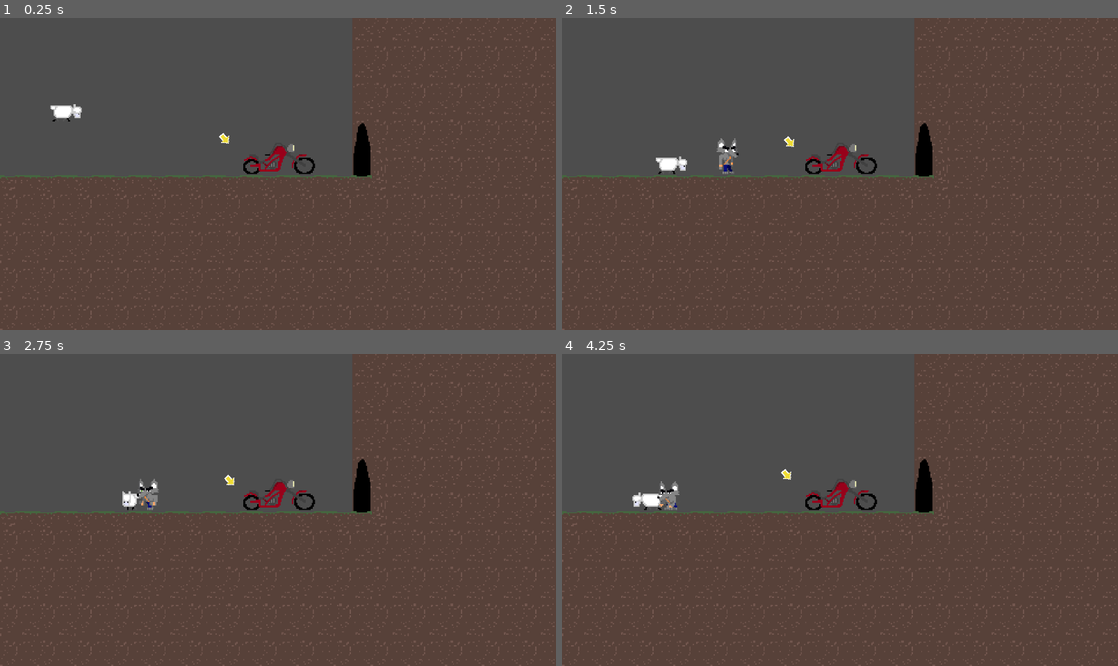
Above: before the commit, frames 1-4 (two rows, left to right).
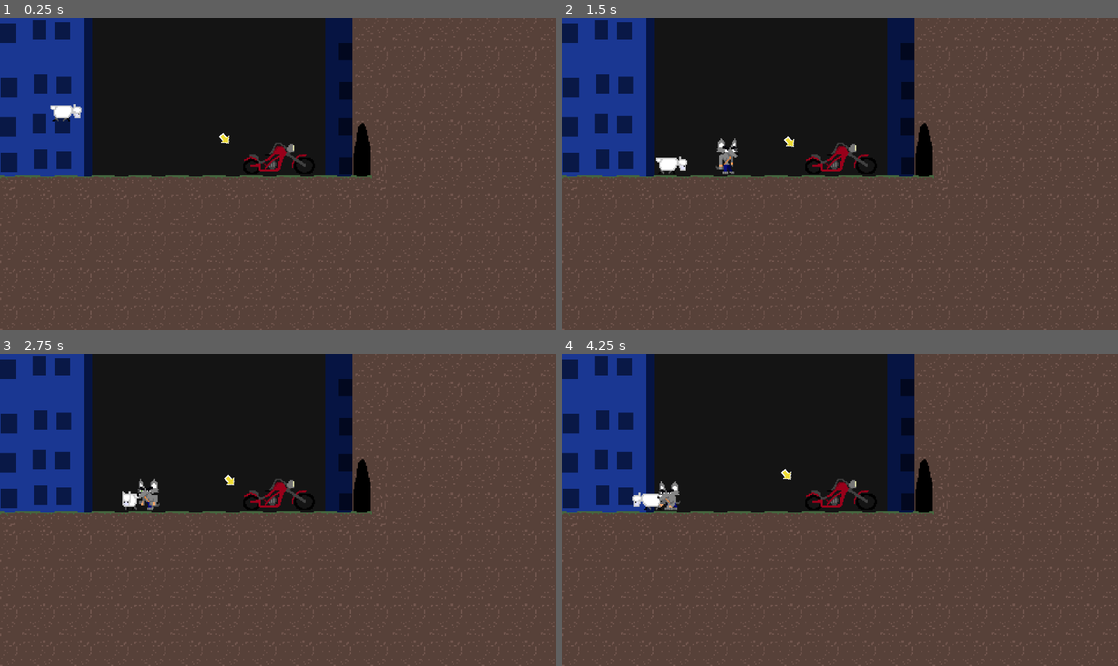
Above: after the commit, the same moments.

Repository: imikado/dupotSaveTheSheep
Game: Godot game, scene res://debug/debug.tscn
The game is run twice, just before and just after one commit, with the same random seed, the same clock (stepped at 60 frames per second) and the same inputs. This scene is started directly instead of the project's main scene.
Inputs (mouse positions are in pixels of both pictures, inside the frame that each line leads up to):
- Up to frame 1 (0.25 s): no input
- Up to frame 2 (1.5 s): tap Enter (ui_accept) at 0.5, 0.77 s; move the mouse to (812, 236) at 0.52 s; hold Right (ui_right) 0.53-1.25 s; tap Tab (player_action) at 0.6 s; click (812, 236) at 0.67 s; drag from (1006, 220) to (806, 127) at 1.27 s
- Up to frame 3 (2.75 s): move the mouse to (111, 463) at 2.02 s; hold Left (ui_left) from 2.03 s (still down); tap Tab (player_action) at 2.1 s
- Up to frame 4 (4.25 s): release Left (ui_left) at 2.75 s; drag from (867, 510) to (689, 494) at 2.77 s; move the mouse to (756, 432) at 3.52 s; hold Left (ui_left) from 3.53 s (still down); tap Tab (player_action) at 3.6 s; tap Enter (ui_accept) at 3.77 s

The runs differ from the first frame. In frame 1, 31% of the frame differs, in the area x 0-64%, y 0-51%; in frame 2, 31%; in frame 3, 31%; in frame 4, 31%.

Commit message:
fix background when go to the tunnel

Diff:
--- a/src/Actors/Vehicles/motor_bike.tscn
+++ b/src/Actors/Vehicles/motor_bike.tscn
@@ -8,6 +8,7 @@
 [ext_resource type="Texture2D" uid="uid://bw86gonylphff" path="res://src/Actors/Players/Player/player-on-motorbike.png" id="5_clilh"]
 [ext_resource type="PackedScene" uid="uid://dqic0pk5o1d2c" path="res://src/Levels/Shared/LightArrow.tscn" id="6_ikv5x"]
 [ext_resource type="Texture2D" uid="uid://bdcuwuep6hfbt" path="res://src/Actors/Players/Sheep/sheep-idle.png" id="7_pm5i5"]
+[ext_resource type="Texture2D" uid="uid://dfkp8b6shxd28" path="res://src/Levels/parallax01.png" id="9_xlbk5"]
 
 [sub_resource type="CapsuleShape2D" id="CapsuleShape2D_cogoa"]
 radius = 4.0
@@ -277,7 +278,7 @@
 [node name="AnimationPlayer" type="AnimationPlayer" parent="PlayerAnimation"]
 root_node = NodePath("../../Sprite2D")
 libraries = {
-"": SubResource("AnimationLibrary_7twub")
+&"": SubResource("AnimationLibrary_7twub")
 }
 
 [node name="FromLeftPath2D" type="Path2D" parent="PlayerAnimation"]
@@ -300,7 +301,7 @@
 [node name="AnimationPlayer" type="AnimationPlayer" parent="SheepAnimation"]
 root_node = NodePath("../..")
 libraries = {
-"": SubResource("AnimationLibrary_pmd13")
+&"": SubResource("AnimationLibrary_pmd13")
 }
 
 [node name="Path2D" type="Path2D" parent="SheepAnimation"]
@@ -321,5 +322,35 @@
 
 [node name="Camera2D" type="Camera2D" parent="."]
 
+[node name="ParallaxBackground" type="ParallaxBackground" parent="Camera2D"]
+
+[node name="sky" type="ParallaxLayer" parent="Camera2D/ParallaxBackground"]
+
+[node name="ColorRect" type="ColorRect" parent="Camera2D/ParallaxBackground/sky"]
+z_as_relative = false
+offset_left = -2372.0
+offset_top = -718.0
+offset_right = 4511.0
+offset_bottom = 2578.0
+color = Color(0.0784314, 0.0784314, 0.0784314, 1)
+
+[node name="ParallaxLayer" type="ParallaxLayer" parent="Camera2D/ParallaxBackground"]
+motion_scale = Vector2(0.5, 0.5)
+
+[node name="Sprite2D" type="Sprite2D" parent="Camera2D/ParallaxBackground/ParallaxLayer"]
+modulate = Color(0.235294, 0.360784, 0.45098, 1)
+position = Vector2(-212, -161)
+texture = ExtResource("9_xlbk5")
+centered = false
+flip_h = true
+
+[node name="ParallaxLayer2" type="ParallaxLayer" parent="Camera2D/ParallaxBackground"]
+motion_scale = Vector2(0.3, 0.3)
+
+[node name="Sprite2D" type="Sprite2D" parent="Camera2D/ParallaxBackground/ParallaxLayer2"]
+position = Vector2(-266, -172)
+texture = ExtResource("9_xlbk5")
+centered = false
+
 [connection signal="body_entered" from="Area2D" to="." method="_on_area_2d_body_entered"]
 [connection signal="body_exited" from="Area2D" to="." method="_on_area_2d_body_exited"]
Not shown: 1 places in src/Actors/Vehicles/motor_bike.tscn that only renumber resources
